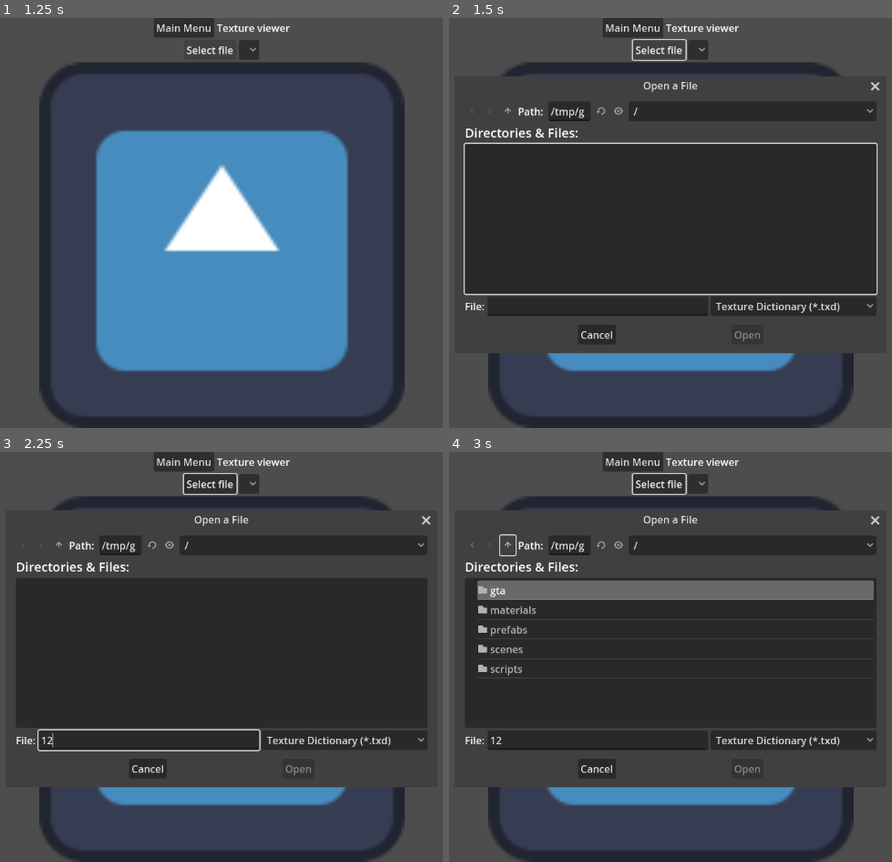
Above: before the commit, frames 1-4 (two rows, left to right).
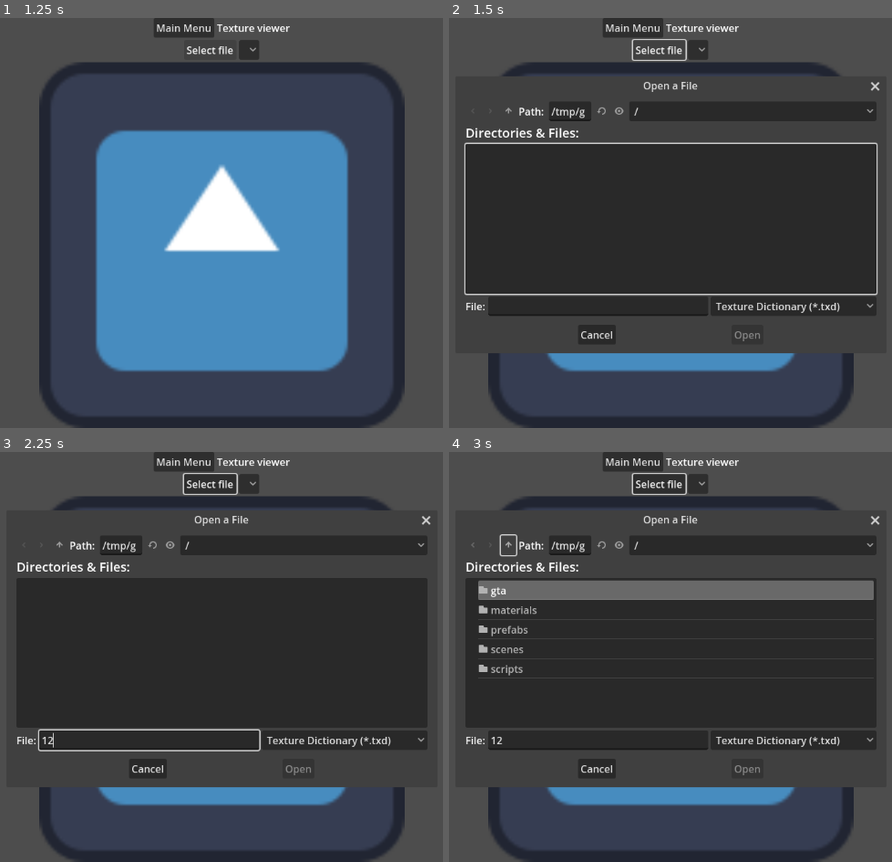
Above: after the commit, the same moments.

Repository: FOSS-Supremacy/OpenLiberty
Game: Godot game, scene res://startup.tscn
Same seed, same stepped clock (60 frames per second), same inputs: the game is played once before the commit and once after it. The engine's default icon, where the game draws it, is replaced by a stand-in: a white triangle on a blue panel in a dark square.
Inputs (mouse positions are in pixels of both pictures, inside the frame that each line leads up to):
- Up to frame 1 (1.25 s): click "Texture viewer" at 0.5 s
- Up to frame 2 (1.5 s): click "Select file" at 1.25 s
- Up to frame 3 (2.25 s): click (150, 739) at 2.02 s; type "12" at 2.1 s
- Up to frame 4 (3 s): click (506, 546) at 2.75 s

Frame 1 is identical in both runs. In frame 2, 0.7% of the frame differs, in the area x 3-43%, y 21-73%; in frame 3, 0.6%; in frame 4, 1.0%, in the area x 3-43%, y 20-73%.
Error in both runs: Assertion failed: 7 (res://scripts/map_builder.gd:15)

Commit message:
Half light render distance
This fixes a crash around Portland subway station

Diff:
--- a/scripts/map_builder.gd
+++ b/scripts/map_builder.gd
@@ -152,7 +152,8 @@
 			light.light_color = child.color
 
 			light.distance_fade_enabled = true
-			light.distance_fade_begin = child.render_distance
+			# TODO: Remove half distance when https://github.com/godotengine/godot/issues/56657 is solved
+			light.distance_fade_begin = child.render_distance / 2.0
 
 			light.omni_range = child.range
 			light.light_energy = float(child.shadow_intensity) / 20.0
